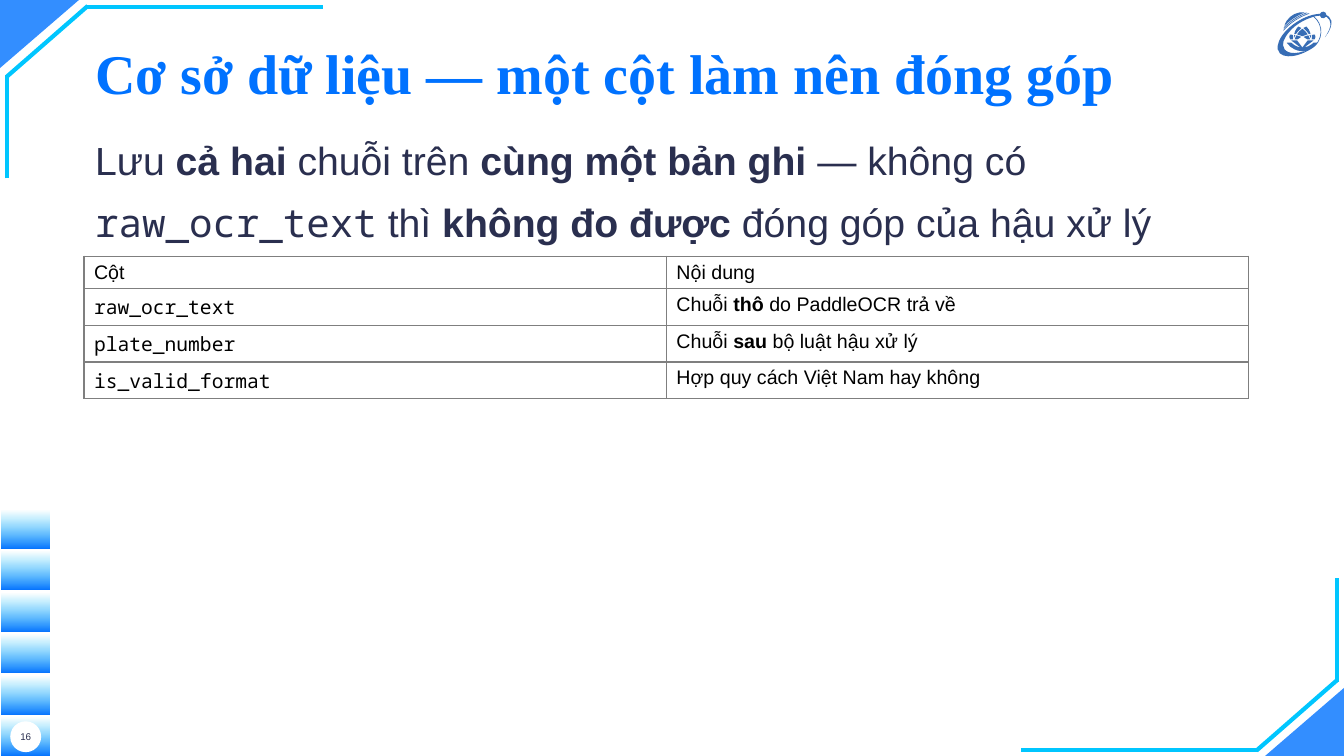
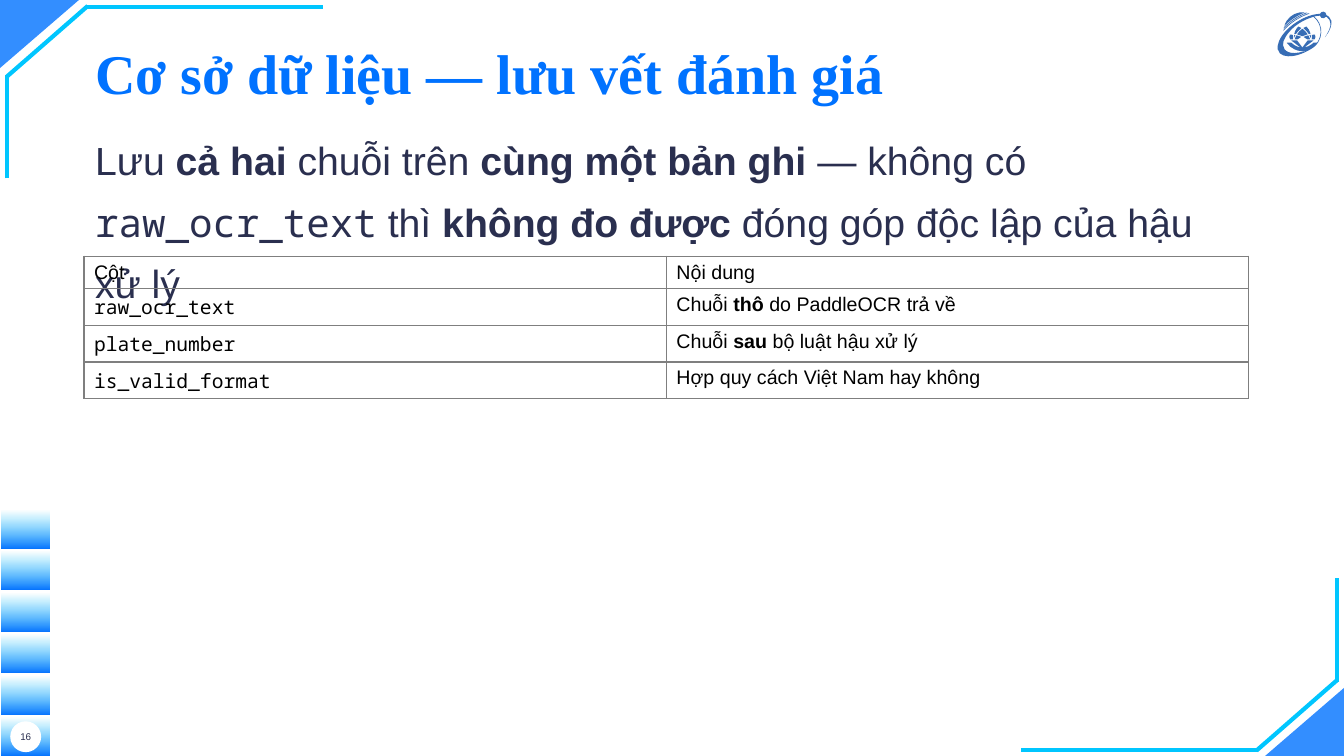
Before and after one commit to hieunguyen2604/alpr-do-an-mon-hoc, a slide deck: slide 16 of docs/slides/slides.pptx. Drawn at 1344x756 pixels with LibreOffice and Linux fonts; fonts in the diff are those of the drawing; background and template pictures are left out. Boxes give left, top, right and bottom in pixels: in the first picture for what was removed or moved away, otherwise in the second. Text is boxed around its words. In the diff, an @@ line names an element or a change of style, - is before the commit and + after.

```diff
--- a/docs/slides/slides.pptx
+++ b/docs/slides/slides.pptx
@@ title at box(95, 53, 884, 105): text changed @@
-Cơ sở dữ liệu — một cột làm nên đóng góp
+Cơ sở dữ liệu — lưu vết đánh giá
@@ text at box(95, 144, 1192, 245): text changed @@
-Lưu cả hai chuỗi trên cùng một bản ghi — không có raw_ocr_text thì không đo được đóng góp của hậu xử lý
+Lưu cả hai chuỗi trên cùng một bản ghi — không có raw_ocr_text thì không đo được đóng góp độc lập của hậu xử lý
```
Also in this commit, not shown: 14 other slides changed, 3 other files.
